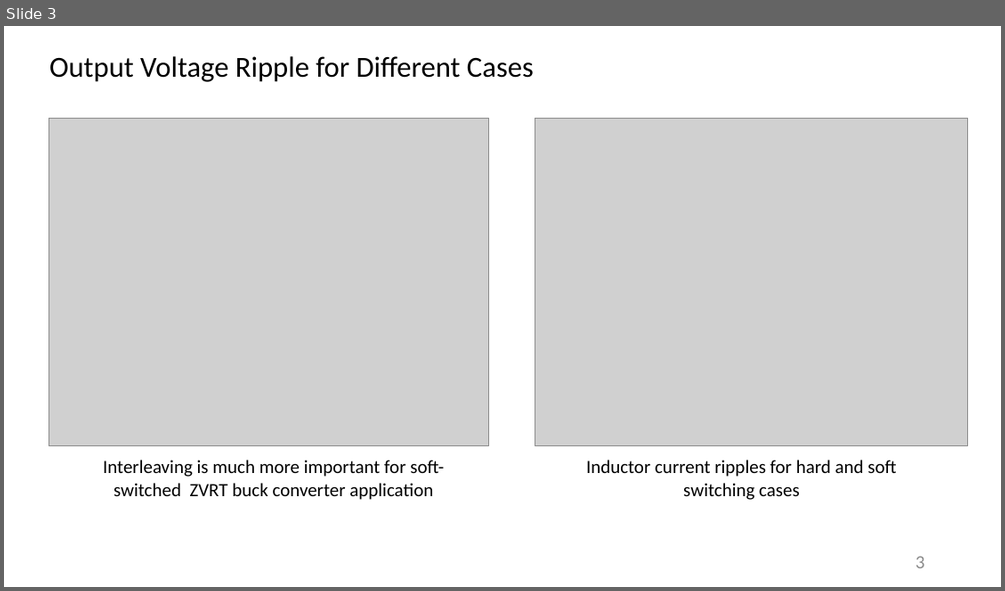
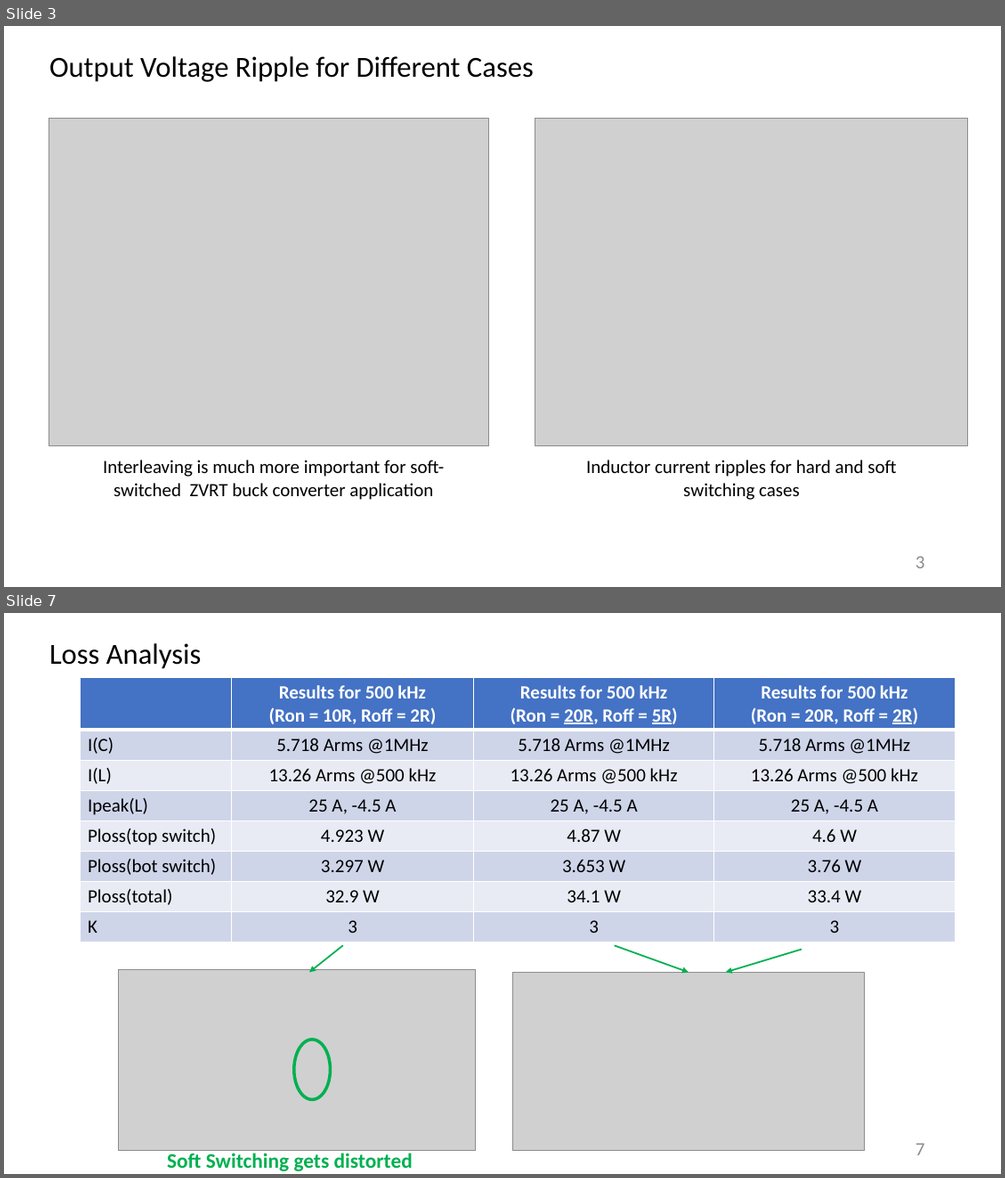
Before and after one commit to furkankarakaya/GaN-Studies, a slide deck: Weekly Reports/2019.09.11 - 2019.09.18 Report.pptx. Shown one above the other, each under a label of ours: slide 3 before the commit, slides 3 and 7 after it; the slides between them are not shown. The pictures are 1005x591 and 1005x1178 pixels, drawn with LibreOffice and Linux fonts; fonts in the diff are those of the drawing; grey boxes stand for pictures. Boxes give left, top, right and bottom in pixels: in the first picture for what was removed or moved away, otherwise in the second. Text is boxed around its words. In the diff, an @@ line names an element or a change of style, - is before the commit and + after.

```diff
--- a/Weekly Reports/2019.09.11 - 2019.09.18 Report.pptx
+++ b/Weekly Reports/2019.09.11 - 2019.09.18 Report.pptx
@@ slide 7 added at (4, 613, 1001, 1174), background #FFFFFF @@
@@ text added at (49, 643, 202, 669), 28 pt, text #000000 @@
+Loss Analysis
@@ table added at (81, 677, 955, 942), 8 rows, 4 columns @@
+ | Results for 500 kHz (Ron = 10R, Roff = 2R) | Results for 500 kHz (Ron = 20R, Roff = 5R) | Results for 500 kHz (Ron = 20R, Roff = 2R)
+I(C) | 5.718 Arms @1MHz | 5.718 Arms @1MHz | 5.718 Arms @1MHz
+I(L) | 13.26 Arms @500 kHz | 13.26 Arms @500 kHz | 13.26 Arms @500 kHz
+Ipeak(L) | 25 A, -4.5 A | 25 A, -4.5 A | 25 A, -4.5 A
+Ploss(top switch) | 4.923 W | 4.87 W | 4.6 W
+Ploss(bot switch) | 3.297 W | 3.653 W | 3.76 W
+Ploss(total) | 32.9 W | 34.1 W | 33.4 W
+K | 3 | 3 | 3
@@ arrow added from (343, 946) to (309, 972), #00B050 1.5 pt @@
@@ arrow added from (615, 946) to (688, 972), #00B050 1.5 pt @@
@@ arrow added from (802, 949) to (726, 972), #00B050 1.5 pt @@
@@ picture added at (119, 970, 476, 1150) @@
@@ picture added at (512, 972, 864, 1150) @@
@@ ellipse added at (294, 1039, 330, 1099), outline #00B050 3 pt @@
@@ page number added at (915, 1143, 925, 1155), 18 pt, text #8C8C8C @@
+7
@@ text added at (167, 1150, 413, 1171), 20 pt, text #00B050, bold @@
+Soft Switching gets distorted
```
Also in this commit, not shown: 5 other slides added, 6 other files.
